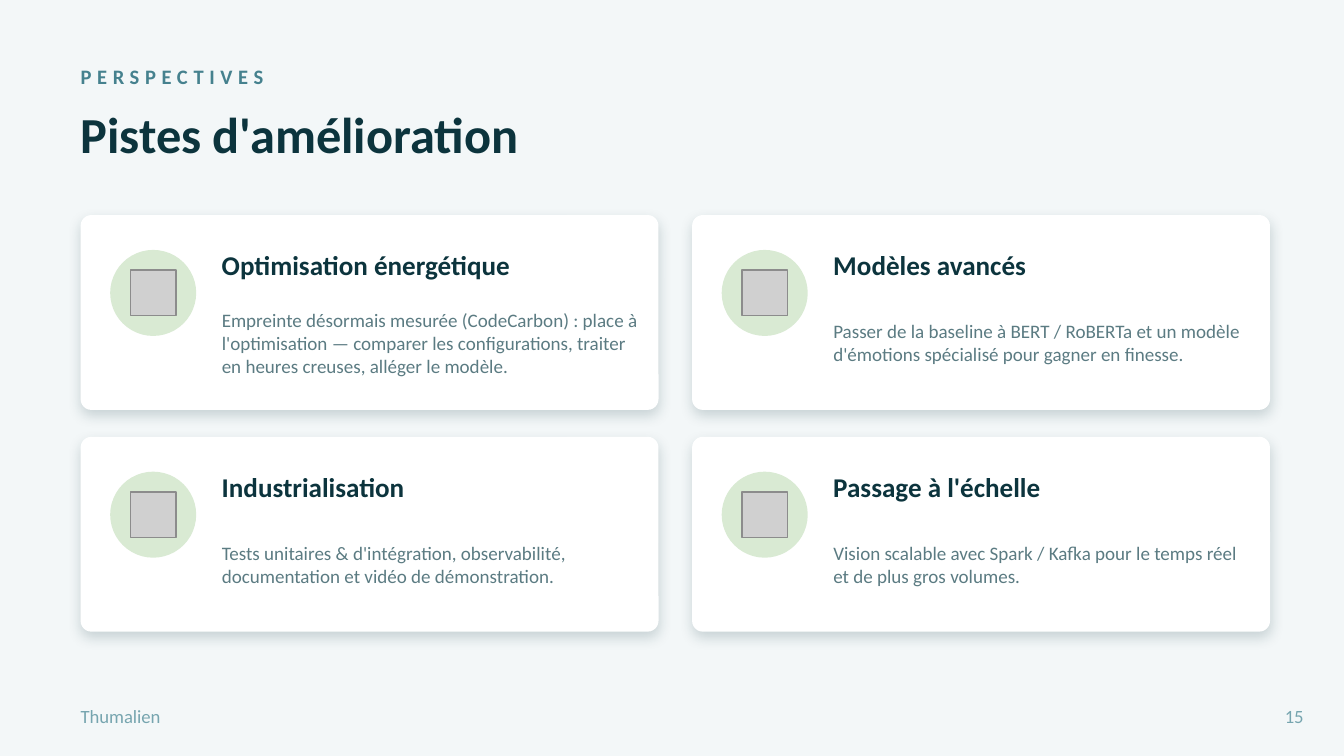
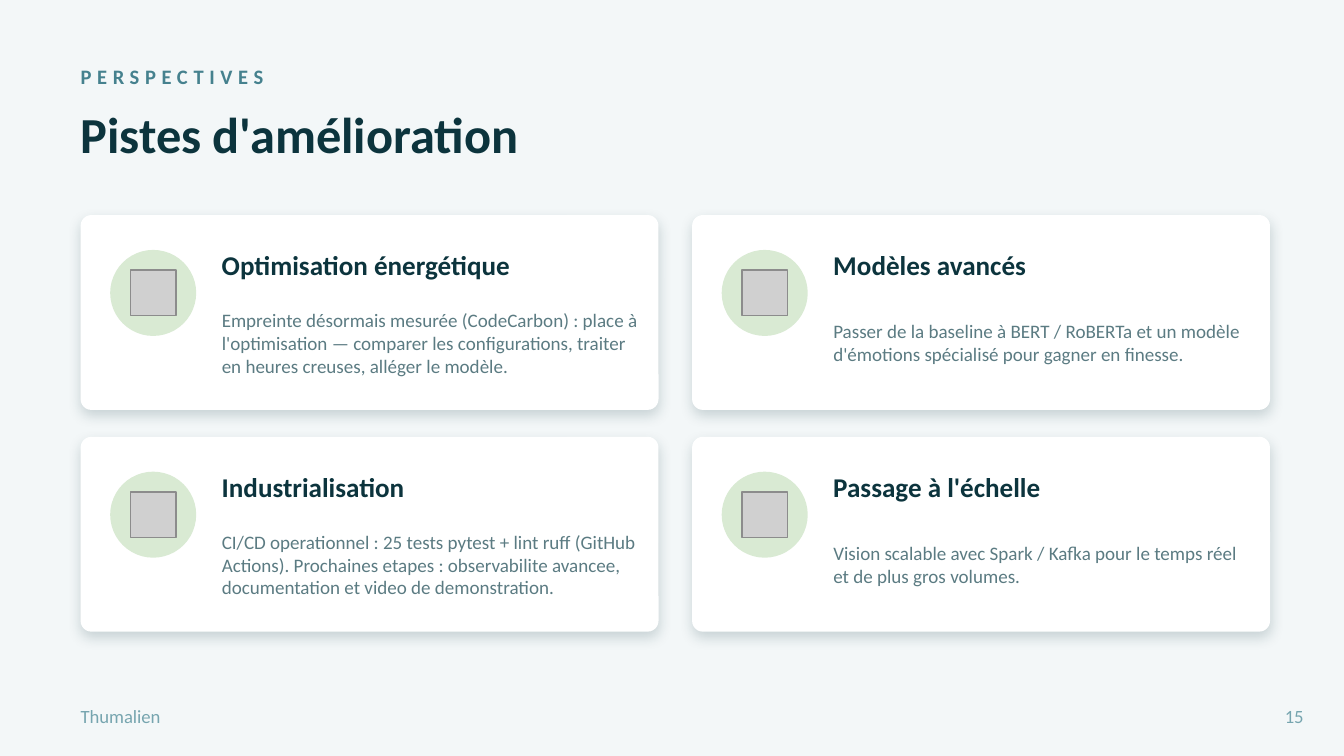
Before and after one commit to Atixu/Projet_Etude_M1_SDV, a slide deck: slide 17 of Thumalien_Soutenance_GreenIT.pptx (slide 16 before the commit). Drawn at 1344x756 pixels with LibreOffice and Linux fonts; fonts in the diff are those of the drawing; grey boxes stand for pictures. Boxes give left, top, right and bottom in pixels: in the first picture for what was removed or moved away, otherwise in the second. Text is boxed around its words. In the diff, an @@ line names an element or a change of style, - is before the commit and + after.

```diff
--- a/Thumalien_Soutenance_GreenIT.pptx
+++ b/Thumalien_Soutenance_GreenIT.pptx
@@ text at (x1=222, y1=535, x2=635, y2=594): text changed @@
-Tests unitaires & d'intégration, observabilité, documentation et vidéo de démonstration.
+CI/CD operationnel : 25 tests pytest + lint ruff (GitHub Actions). Prochaines etapes : observabilite avancee, documentation et video de demonstration.
```
Also in this commit, not shown: 3 other slides changed, 1 slide added, 32 other files.
